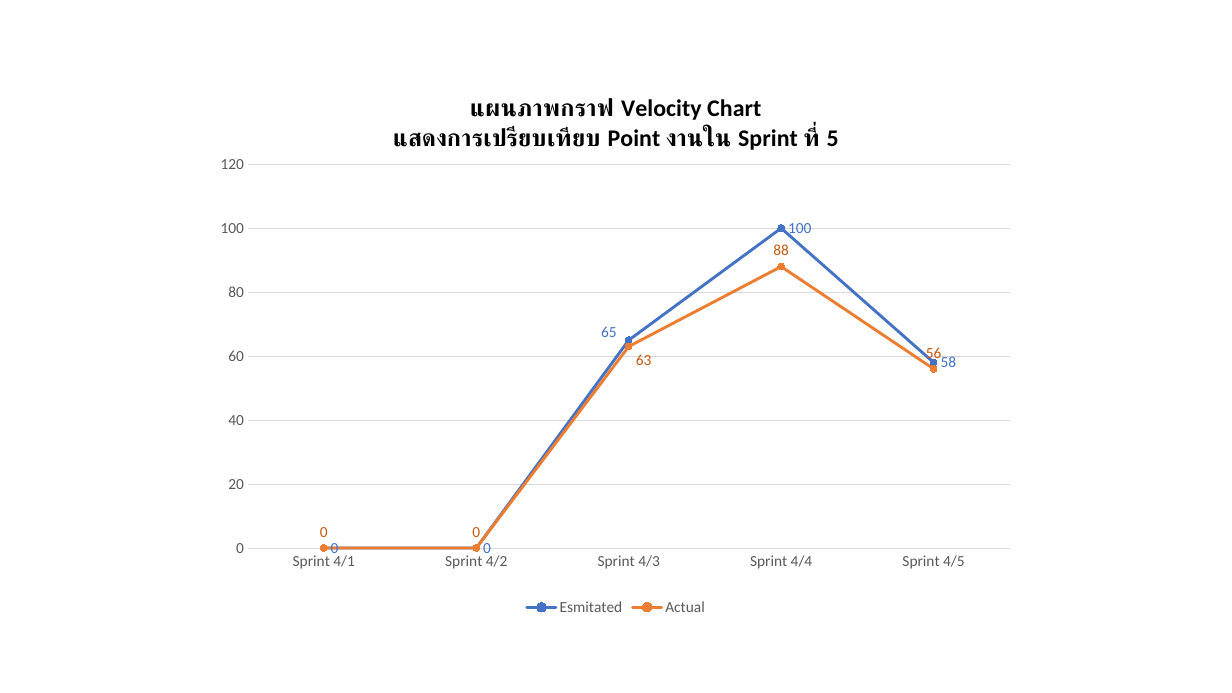
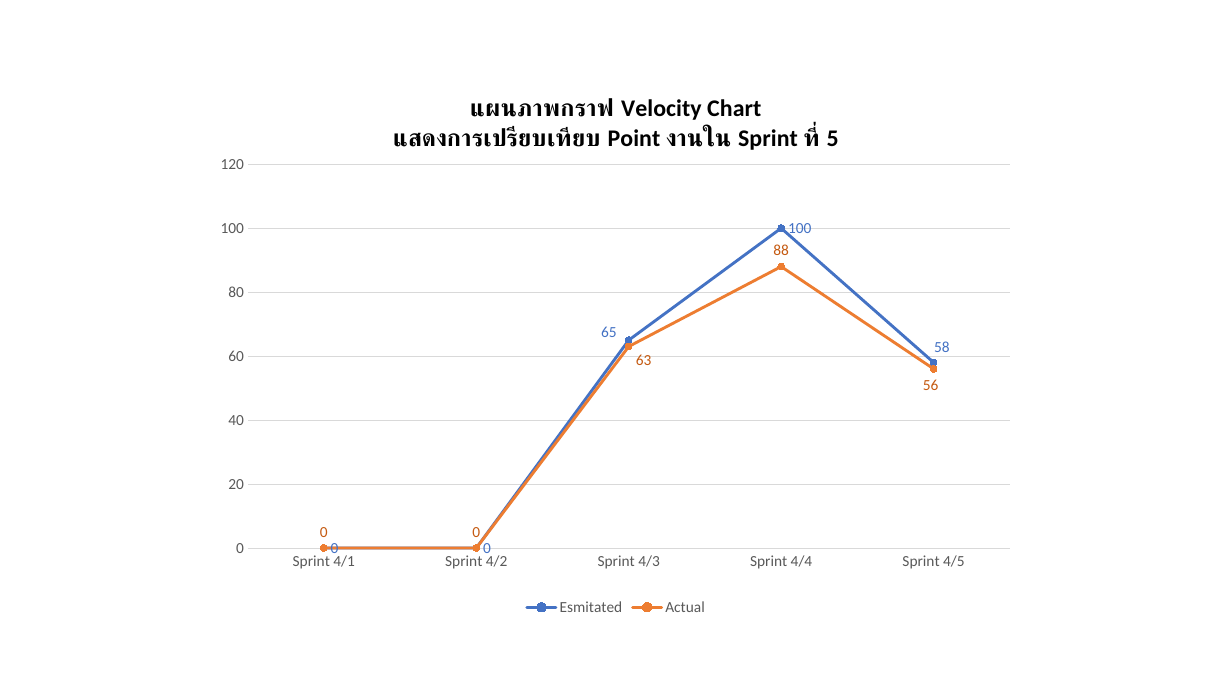
Before and after one commit to wirat0155/team4, a slide deck: slide 2 of Burndown & Velocity/Cycle 4/V4.5.1 [2022-03-05] Burndown Velocity Sprint 4-5.pptx. Drawn at 1232x693 pixels with LibreOffice and Linux fonts; fonts in the diff are those of the drawing. Boxes give left, top, right and bottom in pixels: in the first picture for what was removed or moved away, otherwise in the second. Text is boxed around its words. In the diff, an @@ line names an element or a change of style, - is before the commit and + after.

```diff
--- a/Burndown & Velocity/Cycle 4/V4.5.1 [2022-03-05] Burndown Velocity Sprint 4-5.pptx
+++ b/Burndown & Velocity/Cycle 4/V4.5.1 [2022-03-05] Burndown Velocity Sprint 4-5.pptx
@@ line chart at bbox=[205, 73, 1027, 621] @@
@@ data labels of Esmitated changed @@
@@ data labels of Actual changed @@
```
Also in this commit, not shown: 1 other slide changed, 8 other files.
